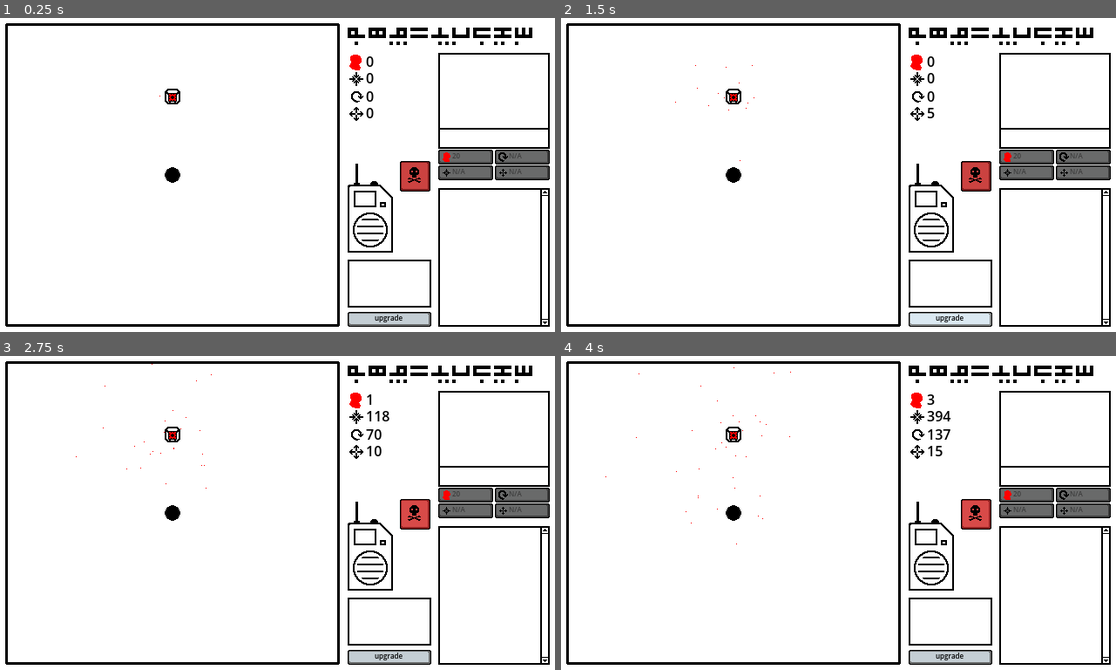
Above: before the commit, frames 1-4 (two rows, left to right).
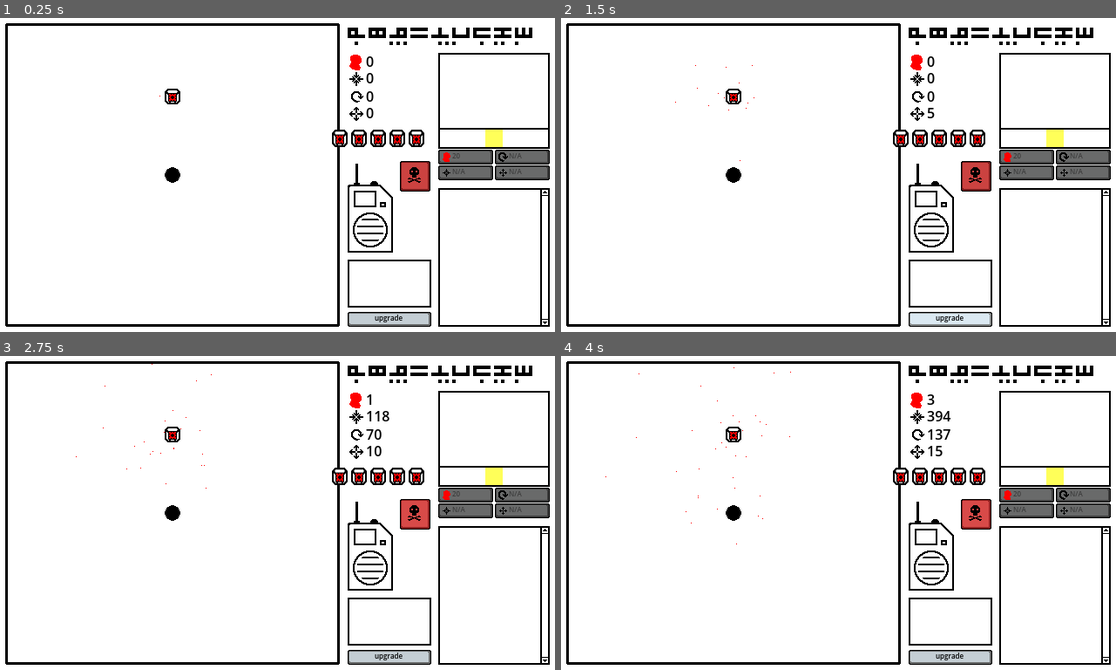
Above: after the commit, the same moments.

Repository: an-olive/BRSD-14
Game: Godot game, scene res://main.tscn
Same seed, same stepped clock (60 frames per second), same inputs: the game is played once before the commit and once after it.
Inputs (mouse positions are in pixels of both pictures, inside the frame that each line leads up to):
- Up to frame 1 (0.25 s): no input
- Up to frame 2 (1.5 s): click (977, 175) at 0.5 s; click "upgrade" at 1.25 s
- Up to frame 3 (2.75 s): click (416, 513) at 2 s
- Up to frame 4 (4 s): click "upgrade" at 2.75 s; click (977, 513) at 3.5 s

The runs differ from the first frame. In frame 1, 0.8% of the frame differs, in the area x 59-91%, y 35-42%; in frame 2, 0.8%; in frame 3, 0.8%; in frame 4, 0.8%.

Commit message:
#4 - begin work on spinner

Diff:
--- a/Components/building.gd
+++ b/Components/building.gd
@@ -4,6 +4,12 @@
 
 const InventoryBuilding = preload("res://Components/InventoryBuilding.tscn")
 
+static var buildings: Dictionary[String, Resource] = {
+	"Producer": preload("res://Components/Buildings/producer.tscn")
+}
+static var weights: Dictionary[String, float] = {}:
+	get():
+		return weights
 
 @export_node_path("Polygon2D")
 var collision_shape: NodePath:
@@ -16,6 +22,8 @@
 	set(loc):
 		location = loc
 		_update_transform()
+
+@export var weight: float = 1
 
 @export_group("Physics", "")
 @export
@@ -30,6 +38,9 @@
 signal gib_collided(gib)
 signal gib_overlapping(gib)
 
+static func init_weights() -> void:
+	for name in buildings:
+		weights[name] = buildings[name].instantiate().weight
 
 func _ready() -> void:
 	centered = false
--- /dev/null
+++ b/Components/spinner.gd
@@ -0,0 +1,19 @@
+extends Control
+
+const Building = preload("res://Components/building.gd")
+
+func _ready() -> void:
+	Building.init_weights()
+	for i in range(5):
+		$Buildings.add_child(roll_building())
+
+func roll_building() -> InventoryBuilding:
+	var weight_sum = 0
+	for value in Building.weights.values():
+		weight_sum += value
+	var r = randf_range(0, weight_sum)
+	for name in Building.buildings.keys():
+		r -= Building.weights[name]
+		if r <= 0:
+			return Building.buildings[name].instantiate().as_inventory()
+	return Building.buildings.values().back().instantiate().as_inventory()
--- /dev/null
+++ b/Components/spinner.tscn
@@ -0,0 +1,30 @@
+[gd_scene load_steps=2 format=3 uid="uid://he13cj645qu1"]
+
+[ext_resource type="Script" uid="uid://cui5d74er0ms" path="res://Components/spinner.gd" id="1_qgk1o"]
+
+[node name="Spinner" type="Control"]
+clip_children = 1
+layout_mode = 3
+anchors_preset = 0
+offset_left = 2.0
+offset_top = 88.0
+offset_right = 126.0
+offset_bottom = 108.0
+script = ExtResource("1_qgk1o")
+
+[node name="Highlight" type="ColorRect" parent="."]
+custom_minimum_size = Vector2(20, 20)
+layout_mode = 1
+anchors_preset = 13
+anchor_left = 0.5
+anchor_right = 0.5
+anchor_bottom = 1.0
+grow_horizontal = 2
+grow_vertical = 2
+color = Color(1, 1, 0.34902, 1)
+
+[node name="Buildings" type="HBoxContainer" parent="."]
+layout_mode = 0
+offset_left = -124.0
+offset_right = 248.0
+offset_bottom = 20.0
--- a/main.gd
+++ b/main.gd
@@ -1,8 +1,10 @@
 extends Control
 
-const Producer = preload("res://Components/Buildings/producer.tscn")
+const Building = preload("res://Components/building.gd")
 
 func _ready() -> void:
+	Building.init_weights()
+
 	for btn in $SidePanel/Inventory.get_children():
 		if btn is Button:
 			btn.connect("button_down", func(): btn.get_child(0).position += Vector2(1, 1))
@@ -24,13 +26,13 @@
 	$SidePanel/Stats/Rotation/Value.text = Game.int_to_string($Game.stats.rotation)
 	$SidePanel/Stats/Expansion/Value.text = Game.int_to_string($Game.stats.expansion)
 
-	$SidePanel/Inventory/GibsButton.disabled = $Game.gib_costs.front() == null \
+	$SidePanel/Inventory/GibsButton.disabled = $Game.gib_costs.is_empty() \
 			or $Game.gib_costs.front() > $Game.stats.gibs
-	$SidePanel/Inventory/ForceButton.disabled = $Game.force_milestones.front() == null \
+	$SidePanel/Inventory/ForceButton.disabled = $Game.force_milestones.is_empty() \
 			or $Game.force_milestones.front() > $Game.stats.max_force
-	$SidePanel/Inventory/RotationButton.disabled = $Game.rotation_milestones.front() == null \
+	$SidePanel/Inventory/RotationButton.disabled = $Game.rotation_milestones.is_empty() \
 			or $Game.rotation_milestones.front() > $Game.stats.max_rotation
-	$SidePanel/Inventory/ExpansionButton.disabled = $Game.expansion_milestones.front() == null \
+	$SidePanel/Inventory/ExpansionButton.disabled = $Game.expansion_milestones.is_empty() \
 			or $Game.expansion_milestones.front() > $Game.stats.max_expansion
 
 func _on_game_buildings_change() -> void:
@@ -61,6 +63,6 @@
 	$SidePanel/Inventory/ExpansionButton.text = Game.int_to_string($Game.expansion_milestones.front())
 
 func _on_game_building_purchase() -> void:
-	var building = Producer.instantiate().as_inventory()
+	var building = Building.buildings["Producer"].instantiate().as_inventory()
 	$Game.stats.buildings.append(building)
 	_on_game_buildings_change()
--- a/main.tscn
+++ b/main.tscn
@@ -24,6 +24,7 @@
 [ext_resource type="Texture2D" uid="uid://b6w7rtd84ols2" path="res://Assets/UI/Icon_rotation.png" id="20_d13ii"]
 [ext_resource type="Texture2D" uid="uid://bygma77c11y8x" path="res://Assets/UI/Icon_force.png" id="21_1u8w0"]
 [ext_resource type="Texture2D" uid="uid://ineo1jimvly6" path="res://Assets/UI/Icon_expansion.png" id="22_0odxb"]
+[ext_resource type="PackedScene" uid="uid://he13cj645qu1" path="res://Components/spinner.tscn" id="24_0odxb"]
 
 [sub_resource type="ShaderMaterial" id="ShaderMaterial_lquwl"]
 shader = ExtResource("2_1bvp3")
@@ -308,6 +309,8 @@
 theme_override_constants/h_separation = 2
 theme_override_constants/v_separation = 2
 columns = 6
+
+[node name="Spinner" parent="SidePanel/Inventory" instance=ExtResource("24_0odxb")]
 
 [node name="Upgrades" type="TextureRect" parent="SidePanel"]
 layout_mode = 0
Not shown, added: Components/spinner.gd.uid
Not shown: 1 places in main.tscn that only renumber resources
